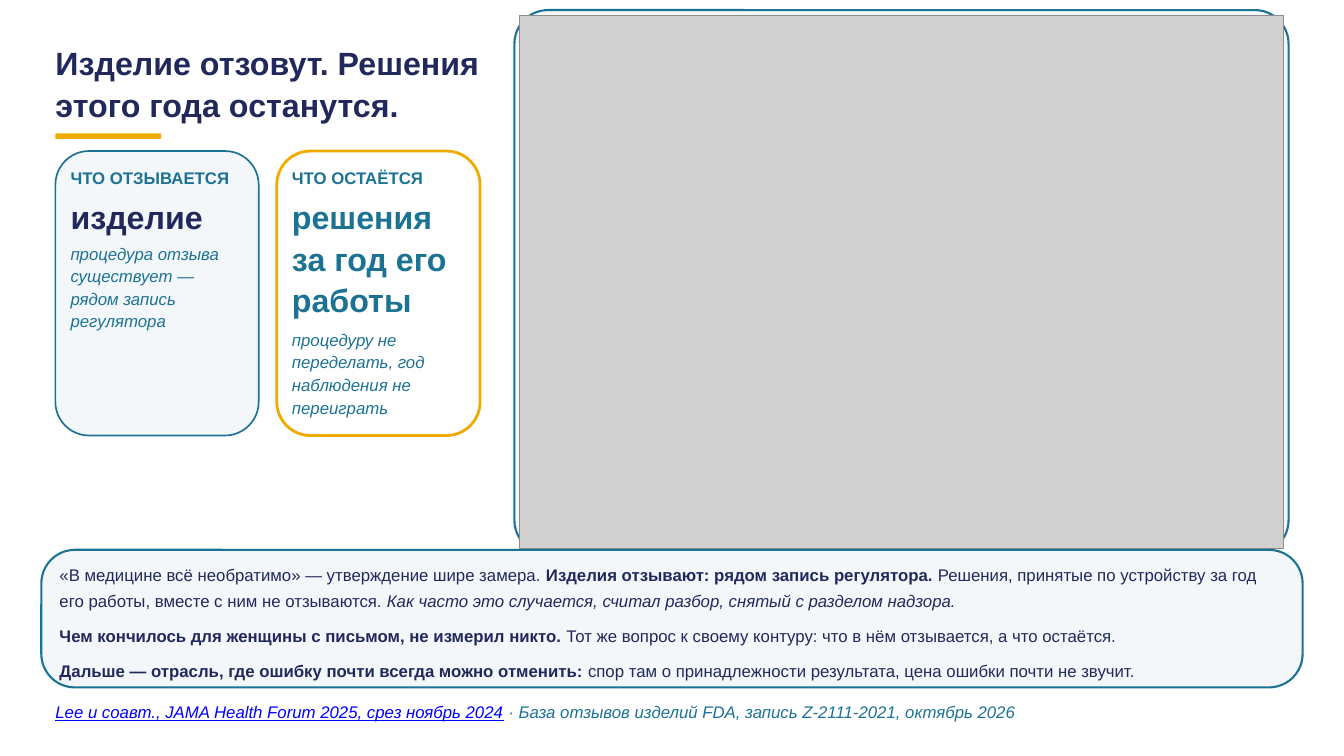
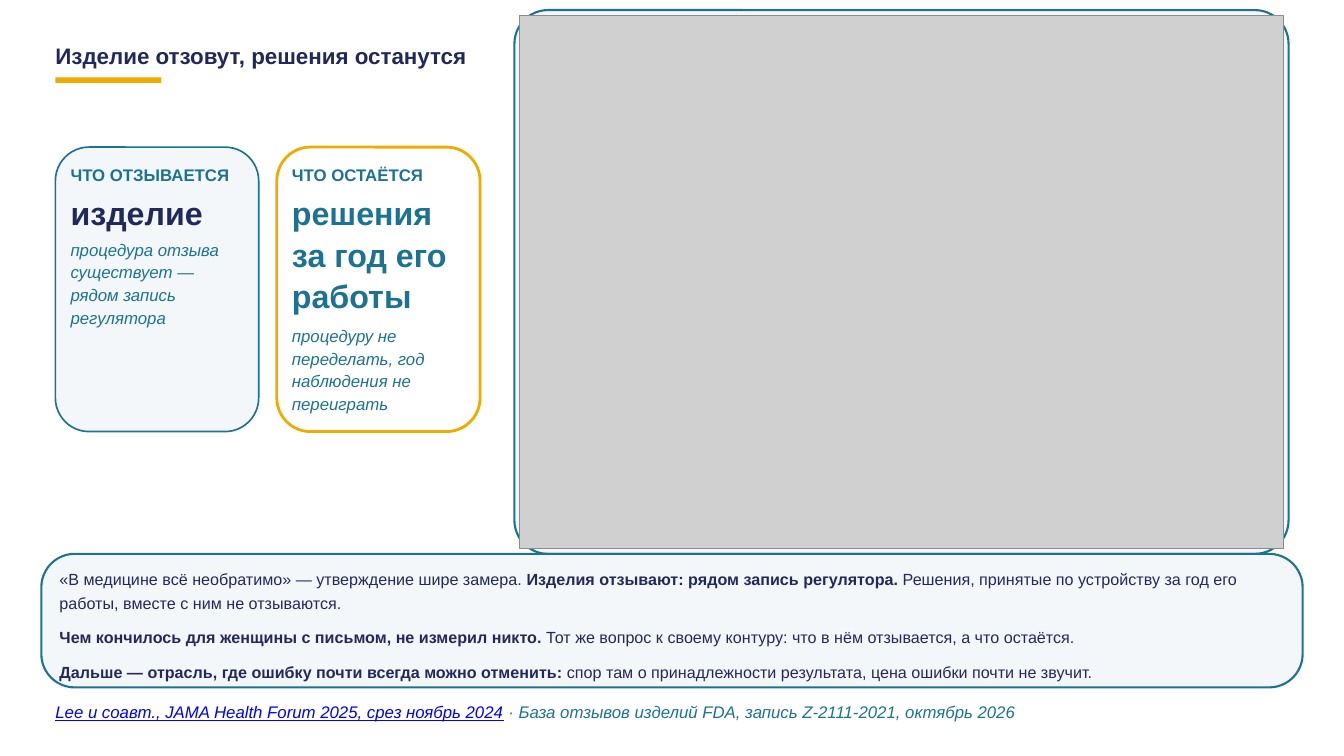
Before and after one commit to tellina-study/AI-usage-lessons, a slide deck: slide 89 of library/lectures/lec-07/rework/deck/lec-07-karkas.pptx. Drawn at 1344x756 pixels with LibreOffice and Linux fonts; fonts in the diff are those of the drawing; grey boxes stand for pictures. Boxes give left, top, right and bottom in pixels: in the first picture for what was removed or moved away, otherwise in the second. Text is boxed around its words. In the diff, an @@ line names an element or a change of style, - is before the commit and + after.

```diff
--- a/library/lectures/lec-07/rework/deck/lec-07-karkas.pptx
+++ b/library/lectures/lec-07/rework/deck/lec-07-karkas.pptx
@@ text at [55,48,466,69]: text changed; size 23 to 16 pt @@
-Изделие отзовут. Решения этого года останутся.
+Изделие отзовут, решения останутся
@@ rectangle: place and size @@
-rectangle at [55,133,161,139]
+rectangle at [55,78,161,84]
@@ 5 texts, 2 rounded rectangles: place and size @@
-5 texts, 2 rounded rectangles at [55,151,481,436]
+5 texts, 2 rounded rectangles at [55,147,481,432]
@@ rounded rectangle: place and size @@
-rounded rectangle at [41,549,1303,688]
+rounded rectangle at [41,554,1303,688]
@@ rounded rectangle at [41,554,1303,688]: proportions changed @@
@@ text at [59,573,1236,613]: text changed; size 12 to 11.5 pt @@
-«В медицине всё необратимо» — утверждение шире замера. Изделия отзывают: рядом запись регулятора. Решения, принятые по устройству за год его работы, вместе с ним не отзываются. Как часто это случается, считал разбор, снятый с разделом надзора.
+«В медицине всё необратимо» — утверждение шире замера. Изделия отзывают: рядом запись регулятора. Решения, принятые по устройству за год его работы, вместе с ним не отзываются.
@@ text at [59,632,1092,682]: size 12 to 11.5 pt in "Чем кончилось для женщины с письмом, не ...", "Дальше — отрасль, где ошибку почти всегда ..." @@
```
Also in this commit, not shown: 49 other slides changed, 45 other files.
